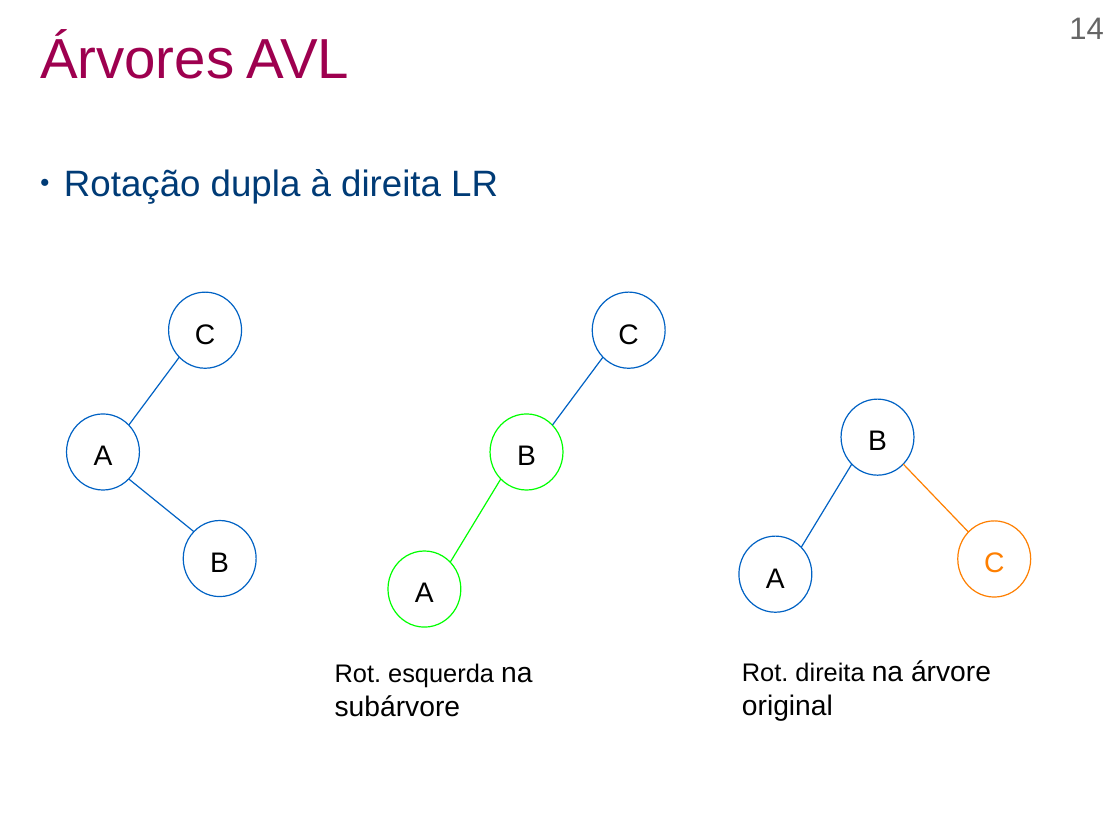
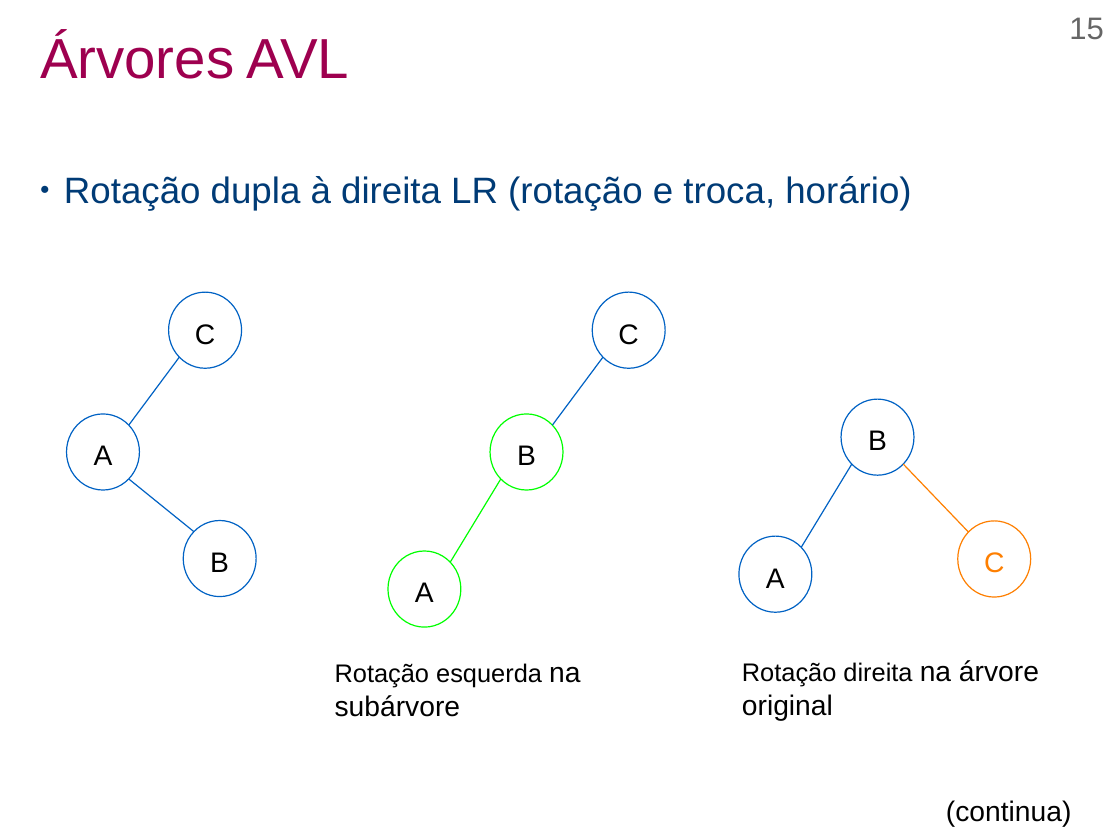
Before and after one commit to efurlanm/teaching, a slide deck: slide 15 of aed/AED-U3S3-Arvores.odp (slide 14 before the commit). Drawn at 1120x840 pixels with LibreOffice and Linux fonts; fonts in the diff are those of the drawing. Boxes give left, top, right and bottom in pixels: in the first picture for what was removed or moved away, otherwise in the second. Text is boxed around its words. In the diff, an @@ line names an element or a change of style, - is before the commit and + after.

```diff
--- a/aed/AED-U3S3-Arvores.odp
+++ b/aed/AED-U3S3-Arvores.odp
@@ page number at (1069, 17, 1103, 40): text changed @@
-14
+15
@@ text at (64, 176, 911, 210): text changed @@
-● Rotação dupla à direita LR
+● Rotação dupla à direita LR (rotação e troca, horário)
@@ text at (335, 663, 580, 717): text changed @@
-Rot. esquerda na subárvore
+Rotação esquerda na subárvore
@@ text at (742, 660, 1039, 721): text changed @@
-Rot. direita na árvore original
+Rotação direita na árvore original
@@ text added at (946, 800, 1072, 827), 20 pt, text #000000 @@
+(continua)
```
Also in this commit, not shown: 18 other slides changed, 2 slides added, 3 other files.
